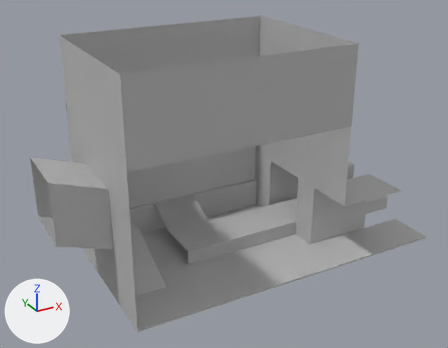
Renders of the FBX model Unity/CarePackage/Assets/CarePackageDepot/Models/Depot.fbx from each side of a commit.
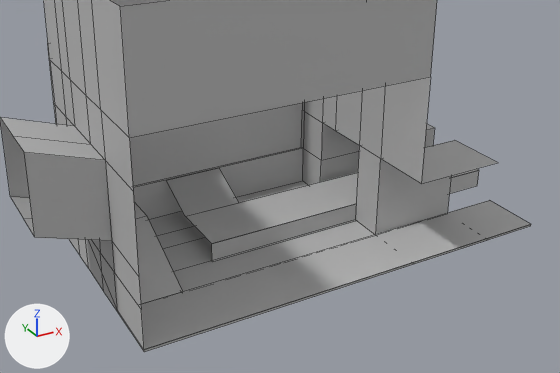
The first picture shows the older version from a 50 mm camera at (-0.0157, -0.0258, 0.017) aimed at (0.0016, 0.0057, 0.0012). The close-ups show both versions on the part from 7% to 100% of the width and 20% to 100% of the height of that picture. Every picture has the same lights, and +X, +Y and +Z are marked at lower left. The close-ups show mesh edges as thin lines. Where no turn or scale is listed for an object, it has been applied to the vertices. Vertices at the same position are counted once.

Objects in the first close-up: 'Belt', 'Door', 'Room'.
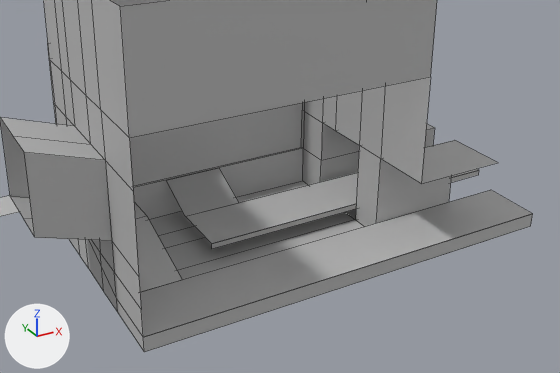
Diff of the bpy script that builds the scene:
```diff
--- a/Unity/CarePackage/Assets/CarePackageDepot/Models/Depot.fbx.py
+++ b/Unity/CarePackage/Assets/CarePackageDepot/Models/Depot.fbx.py
@@ me_mesh_002 @@
 me_mesh_002.from_pydata(...)  # 16 vertices, 4 faces; spans x -0.0068..0.0149, y 0.0..0.01, z -0.0035..-0.0016
 # used by ob_belt; location = (0.0, 0.0, -0.00043)
-me_mesh_002.vertices[0].co = (-0.0068, 0.003, -0.0035)  # pixel (117, 310)
-me_mesh_002.vertices[15].co = (-0.0038, 0.003, -0.0035)  # pixel (182, 291)
+# me_mesh_002 part 3: the loose piece of 4 vertices spanning x -0.0068..0.0142, y 0.0..0.003, z -0.0035 is moved by (0.0, 0.0, 0.0006)
+# me_mesh_002 part 4
+me_mesh_002.vertices[0].co = (-0.0068, 0.003, -0.0029)  # pixel (116, 298)
+me_mesh_002.vertices[15].co = (-0.0038, 0.003, -0.0029)  # pixel (182, 279)
 me_mesh_002.materials.append(mat_depotbeltmaterial)
@@ me_mesh @@
 me_mesh.from_pydata(...)  # 102 vertices, 72 faces; spans x -0.0124..0.0124, y -0.0051..0.0051, z -0.007..0.007
 # used by ob_room; location = (0.00257, 0.0051, 0.003)
 # verts and faces of me_mesh; kept vertices keep their numbers, new ones are numbered from 102
 # before: 5 (-0.0063, -0.0021, -0.0069) at pixel (182, 291), 10 (0.0116, -0.0051, -0.0069) at pixel (531, 224), 11 (-0.0093, -0.0051, -0.0069) at pixel (143, 349), 12 (-0.004, -0.0003, -0.007) at pixel (212, 261), 13 (0.0124, -0.0003, -0.007) at pixel (477, 185)
 # before: 99 (-0.0093, 0.0051, -0.005), 100 (0.0042, 0.0051, -0.005) at pixel (301, 147)
+# me_mesh part 1
+for i in [5, 10, 11]: verts[i] += (0.0, 0.0, 0.0006)
+verts[12] = (-0.004, -0.0003, -0.0063)  # moved, pixel (211, 248)
+verts[13] = (0.0124, -0.0003, -0.0063)  # moved, pixel (478, 174)
+# me_mesh part 2
+verts[102] = (0.0042, 0.007, -0.005)
+verts[103] = (-0.0093, 0.007, -0.005)
+verts[104] = (-0.0126, 0.0051, -0.005)
+verts[105] = (-0.0126, 0.007, -0.005)
+verts[106] = (0.0074, 0.0051, -0.005)
+verts[107] = (0.0074, 0.007, -0.005)
+faces += [(99, 100, 102, 103), (99, 103, 105, 104), (100, 106, 107, 102)]
 me_mesh.materials.append(mat_depotmaterial)
```

Pixel boxes [x1, y1, x2, y2] of what changed, in the close-ups (560 x 373 px; the box of a moved part takes in the faces that stretch with it):
'Room', reshaped
    before: [0, 0, 531, 352]
    after: [0, 0, 533, 352]
'Belt', reshaped (7% shorter)
    before: [135, 168, 530, 350]
    after: [135, 168, 533, 337]
part 1 of me_mesh, moved or reshaped
    before: [144, 170, 531, 352]
    after: [143, 170, 533, 352]
part 2 of me_mesh, added
    after: [0, 195, 19, 216]
part 3 of me_mesh_002, moved or reshaped
    before: [141, 200, 530, 350]
    after: [140, 190, 533, 337]
part 4 of me_mesh_002, moved or reshaped
    before: [135, 216, 182, 304]
    after: [135, 216, 182, 292]
